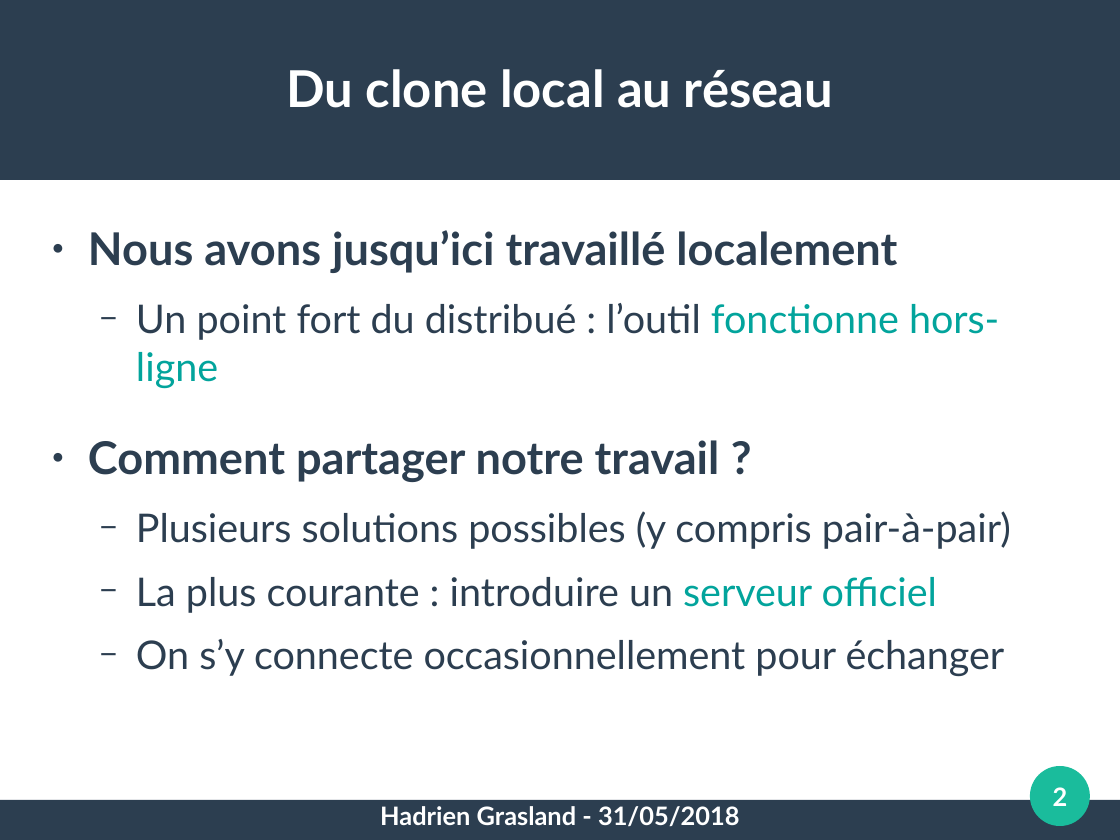
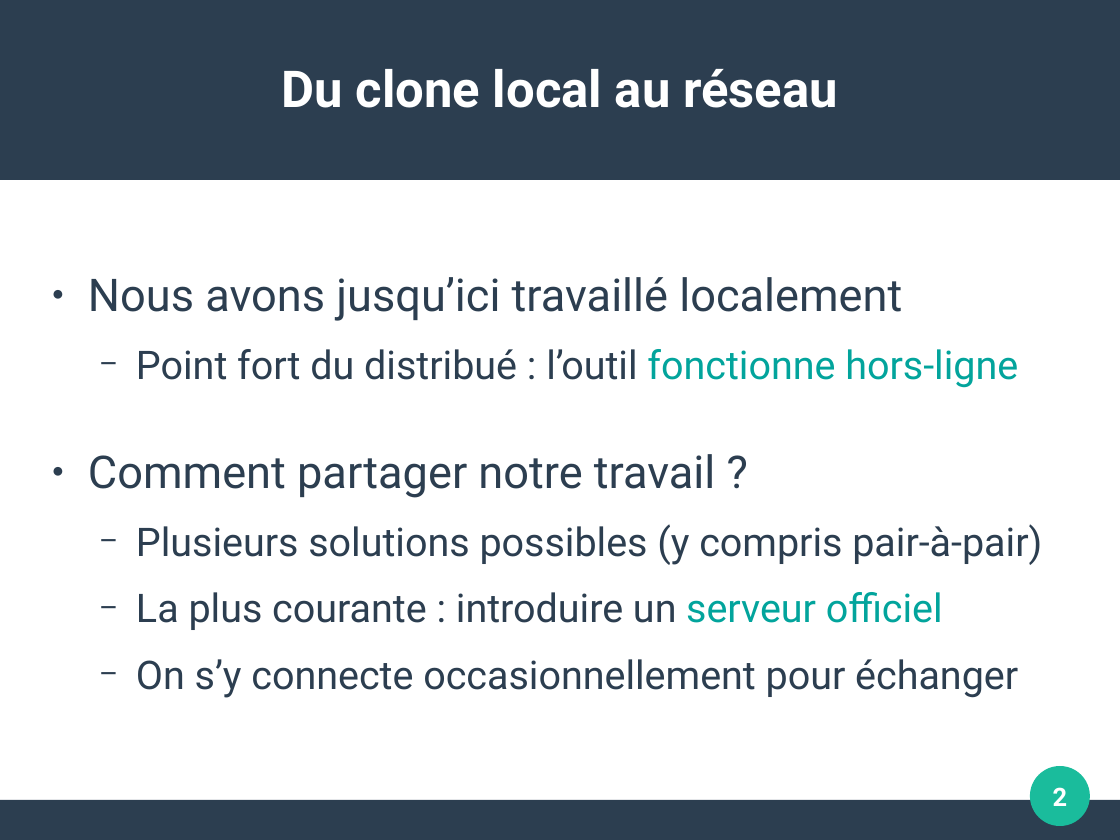
Before and after one commit to pushou/formation-git, a slide deck: slide 2 of Pres5-Reseau.odp. Drawn at 1120x840 pixels with LibreOffice and Linux fonts; fonts in the diff are those of the drawing. Boxes give left, top, right and bottom in pixels: in the first picture for what was removed or moved away, otherwise in the second. Text is boxed around its words. In the diff, an @@ line names an element or a change of style, - is before the commit and + after.

```diff
--- a/Pres5-Reseau.odp
+++ b/Pres5-Reseau.odp
@@ title "Du clone local au réseau" at box(282, 69, 838, 108): font Lato to Roboto @@
@@ text "Nous avons jusqu’ici travaillé localement": place and size @@
-text "Nous avons jusqu’ici travaillé localement" at box(88, 230, 1011, 676)
+text "Nous avons jusqu’ici travaillé localement" at box(88, 277, 1042, 698)
@@ text "Nous avons jusqu’ici travaillé localement" at box(88, 277, 1042, 698): vertical alignment top to middle @@
@@ text at box(88, 277, 1042, 698): font Lato to Roboto in "Nous avons jusqu’ici travaillé localement", "Comment partager notre travail ?", "Plusieurs solutions possibles (y compris pair-à-pair)", "La plus courante : introduire un serveur ..." and 1 more places; bold off in "Nous avons jusqu’ici travaillé localement", "Comment partager notre travail ?"; line spacing 1 to 1.15; less space between paragraphs @@
@@ text at box(136, 349, 1018, 388): text changed; font Lato to Roboto @@
-  − Un point fort du distribué : l’outil fonctionne hors-ligne
+  − Point fort du distribué : l’outil fonctionne hors-ligne
@@ text removed at box(380, 806, 740, 827) @@
-Hadrien Grasland - 31/05/2018
```
Also in this commit, not shown: 11 other slides changed, 16 other files.
